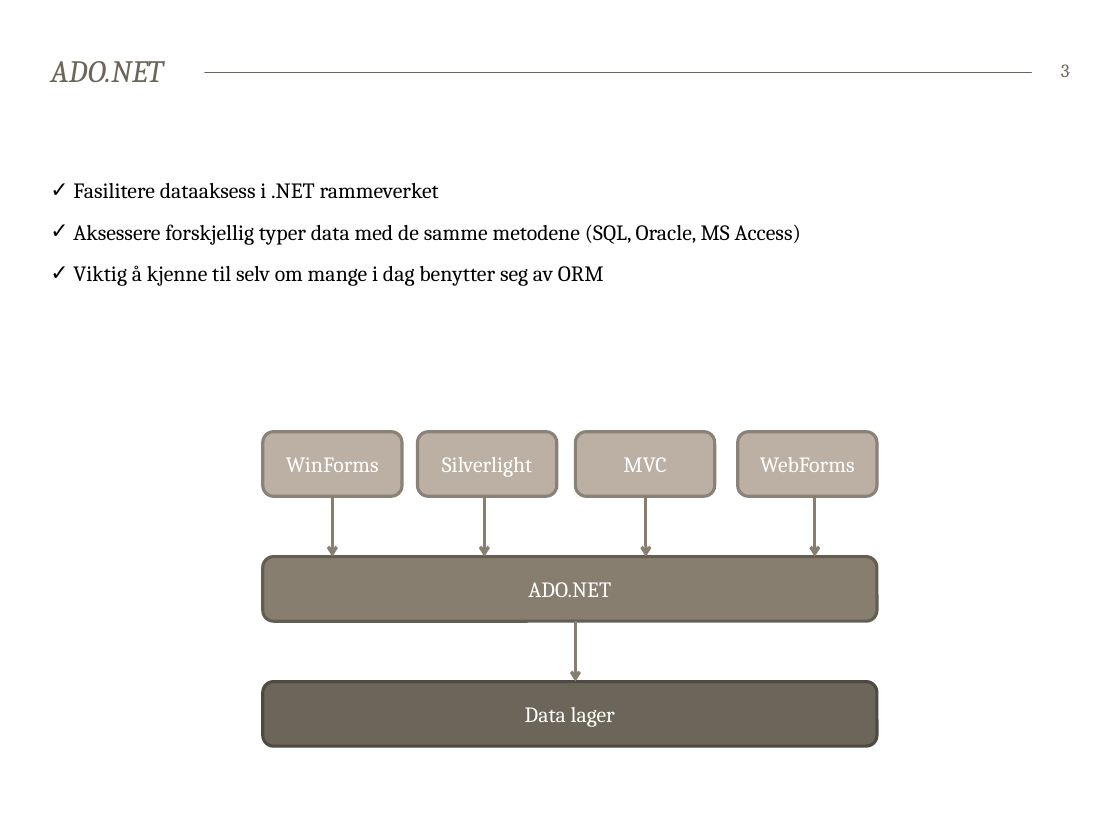
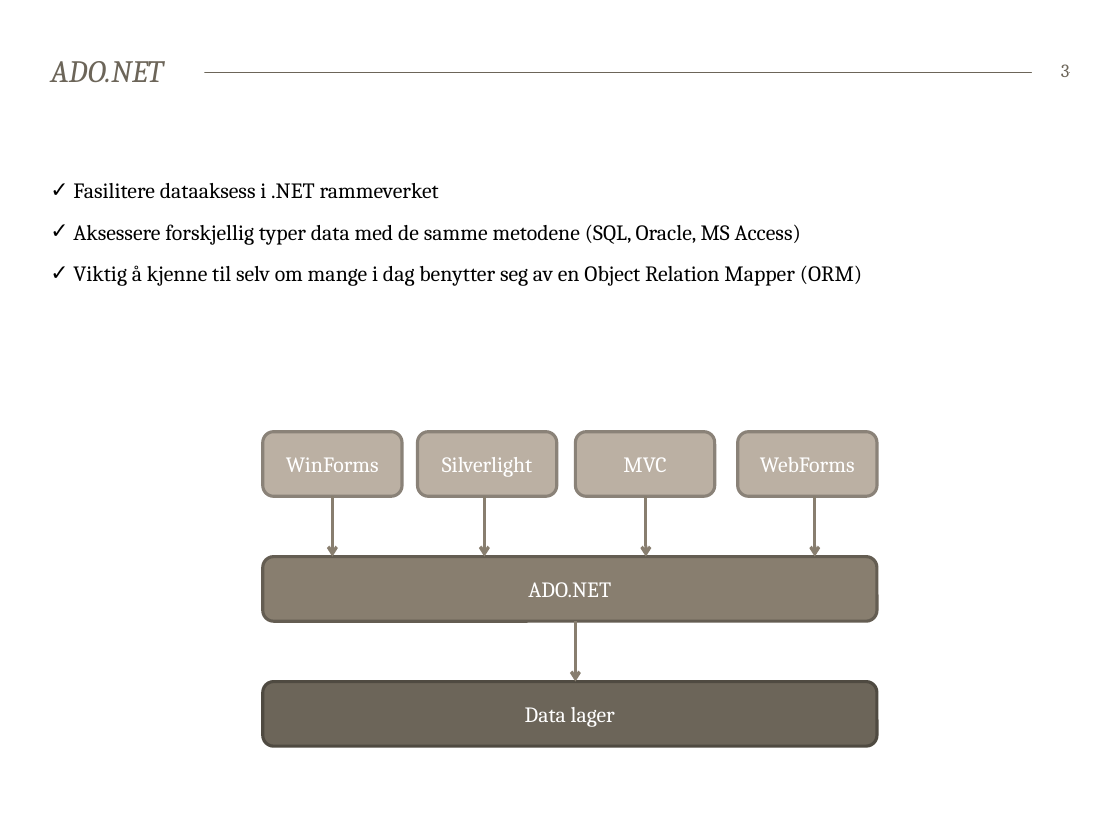
Before and after one commit to bekk/dotnetkurs, a slide deck: slide 3 of persistingData/persistingData.pptx. Drawn at 1120x840 pixels with LibreOffice and Linux fonts; fonts in the diff are those of the drawing. Boxes give left, top, right and bottom in pixels: in the first picture for what was removed or moved away, otherwise in the second. Text is boxed around its words. In the diff, an @@ line names an element or a change of style, - is before the commit and + after.

```diff
--- a/persistingData/persistingData.pptx
+++ b/persistingData/persistingData.pptx
@@ text at [73, 265, 862, 286]: text changed @@
-✓ Viktig å kjenne til selv om mange i dag benytter seg av ORM
+✓ Viktig å kjenne til selv om mange i dag benytter seg av en Object Relation Mapper (ORM)
```
Also in this commit, not shown: 2 other slides changed, 1 other file.
